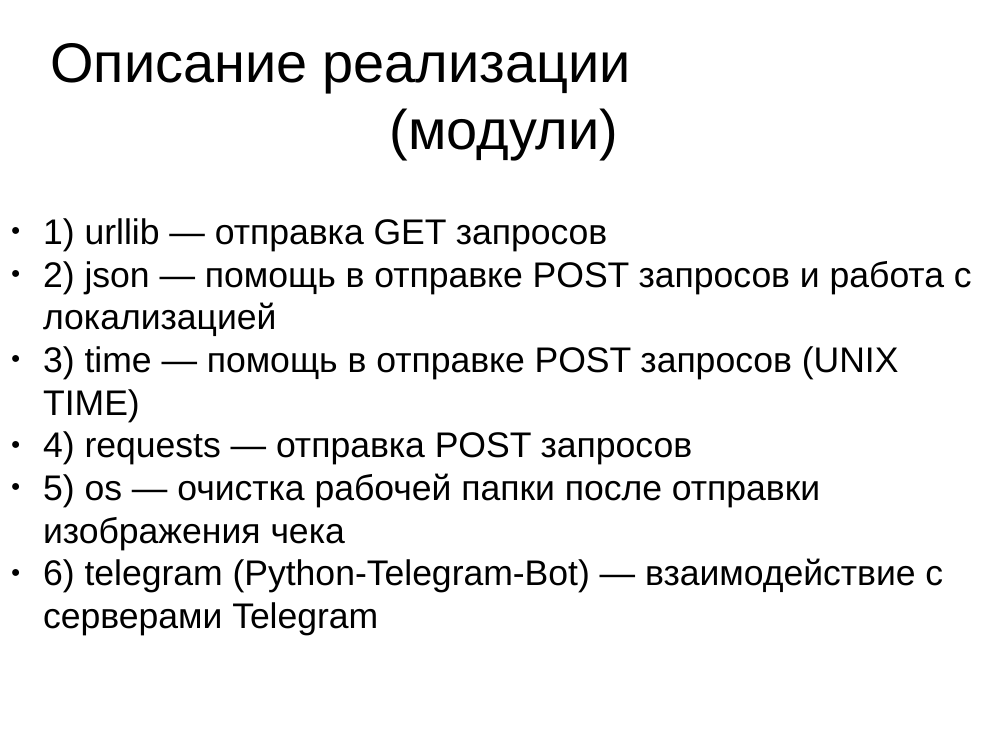
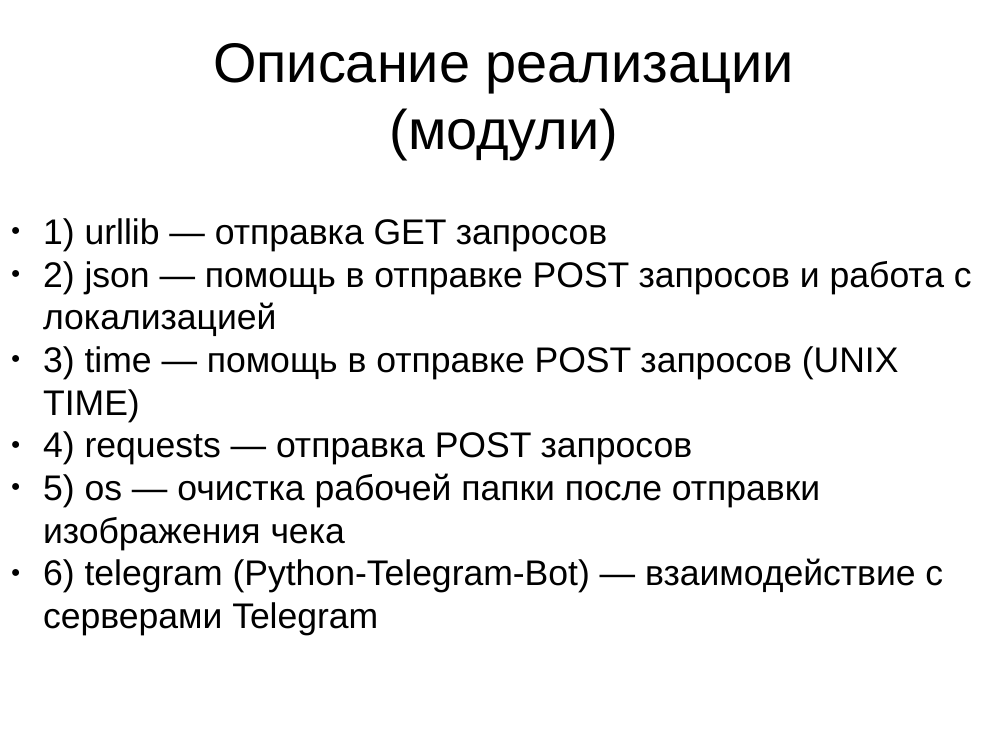
Before and after one commit to Kirill-Lekhov/Telegram-Qiwi-Bot, a slide deck: slide 6 of Telegram-Qiwi-Bot.pptx. Drawn at 1008x756 pixels with LibreOffice and Linux fonts; fonts in the diff are those of the drawing. Boxes give left, top, right and bottom in pixels: in the first picture for what was removed or moved away, otherwise in the second. Text is boxed around its words. In the diff, an @@ line names an element or a change of style, - is before the commit and + after.

```diff
--- a/Telegram-Qiwi-Bot.pptx
+++ b/Telegram-Qiwi-Bot.pptx
@@ text at (213,43,794,158): text changed @@
-Описание реализации
-(модули)
+Описание реализации
+(модули)
```
Also in this commit, not shown: 13 other slides changed.
